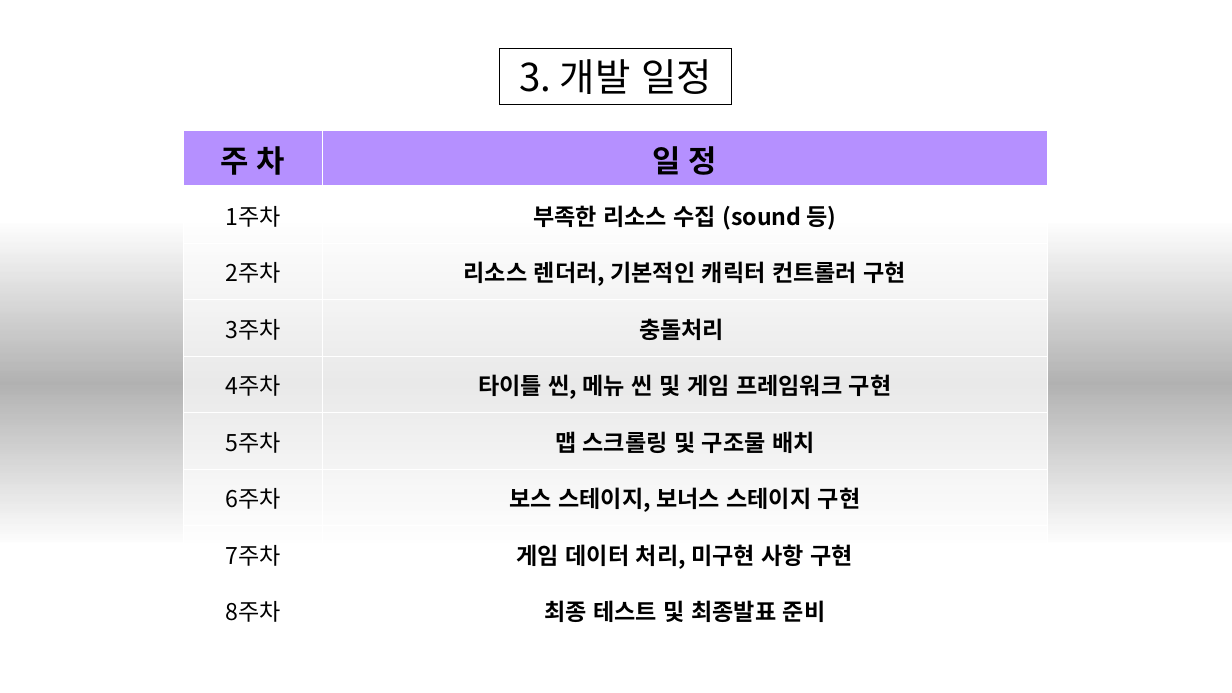
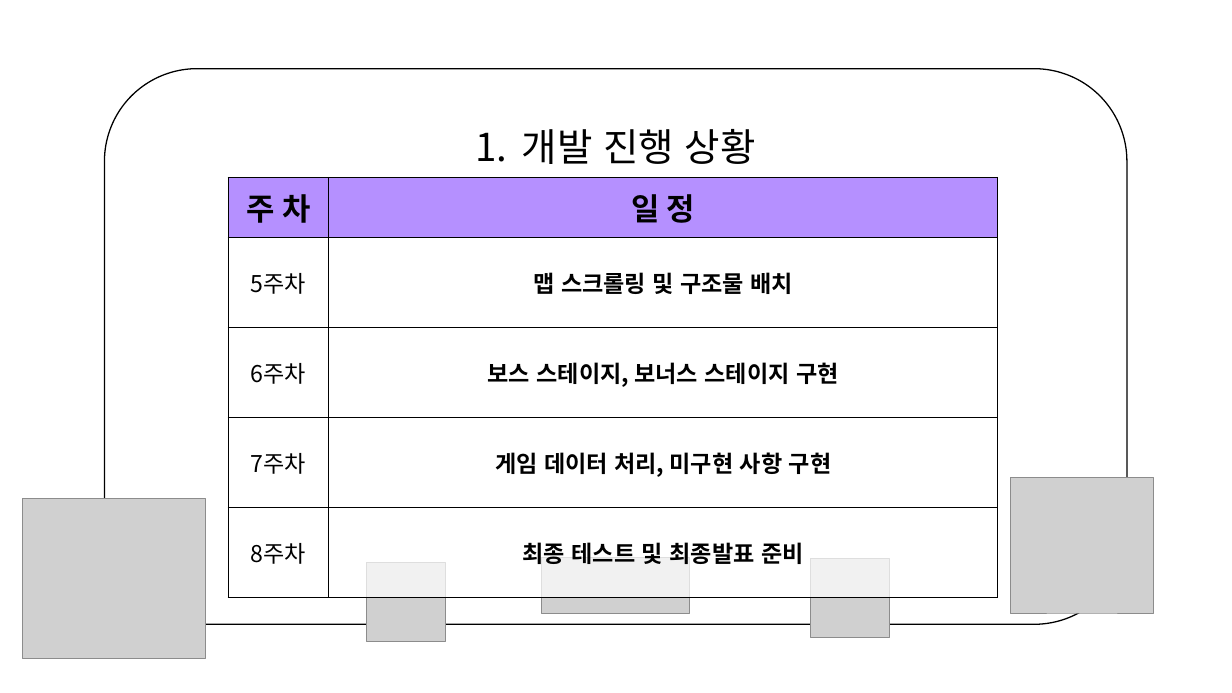
Before and after one commit to pikach-u/2DGP_PIXELJONES, a slide deck: slide 4 of 2DGP 2차 발표.pptx (slide 7 before the commit). Drawn at 1232x693 pixels with LibreOffice and Linux fonts; fonts in the diff are those of the drawing; grey boxes stand for pictures; background and template pictures are left out. Boxes give left, top, right and bottom in pixels: in the first picture for what was removed or moved away, otherwise in the second. Text is boxed around its words. In the diff, an @@ line names an element or a change of style, - is before the commit and + after.

```diff
--- a/2DGP 2차 발표.pptx
+++ b/2DGP 2차 발표.pptx
@@ rectangle removed at (500, 48, 733, 104) @@
-3. 개발 일정
@@ rounded rectangle added at (104, 68, 1128, 624), fill #FFFFFF at 70% opacity, outline #000000 1 pt, 30 pt, text #000000 @@
+1. 개발 진행 상황
@@ table at (228, 177, 998, 598) @@
-row 2: 1주차 | 부족한 리소스 수집 (sound 등)
-row 3: 2주차 | 리소스 렌더러, 기본적인 캐릭터 컨트롤러 구현
-row 4: 3주차 | 충돌처리
-row 5: 4주차 | 타이틀 씬, 메뉴 씬 및 게임 프레임워크 구현
@@ table: place and size @@
-table at (184, 130, 1048, 639)
+table at (228, 177, 998, 598)
@@ rectangle removed at (0, 223, 1232, 543) @@
@@ picture added at (1011, 478, 1154, 614) @@
@@ picture added at (22, 499, 205, 659) @@
@@ picture added at (366, 563, 445, 641) @@
@@ picture added at (542, 557, 689, 613) @@
@@ picture added at (811, 558, 889, 637) @@
```
Also in this commit, not shown: 2 other slides changed, 1 slide added, 3 slides removed.
